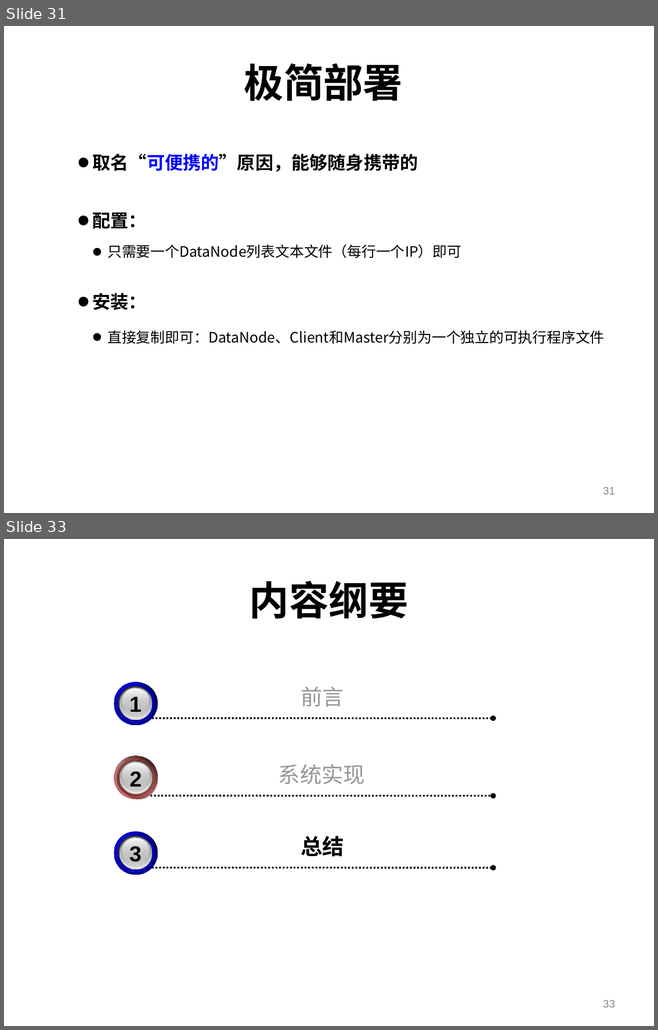
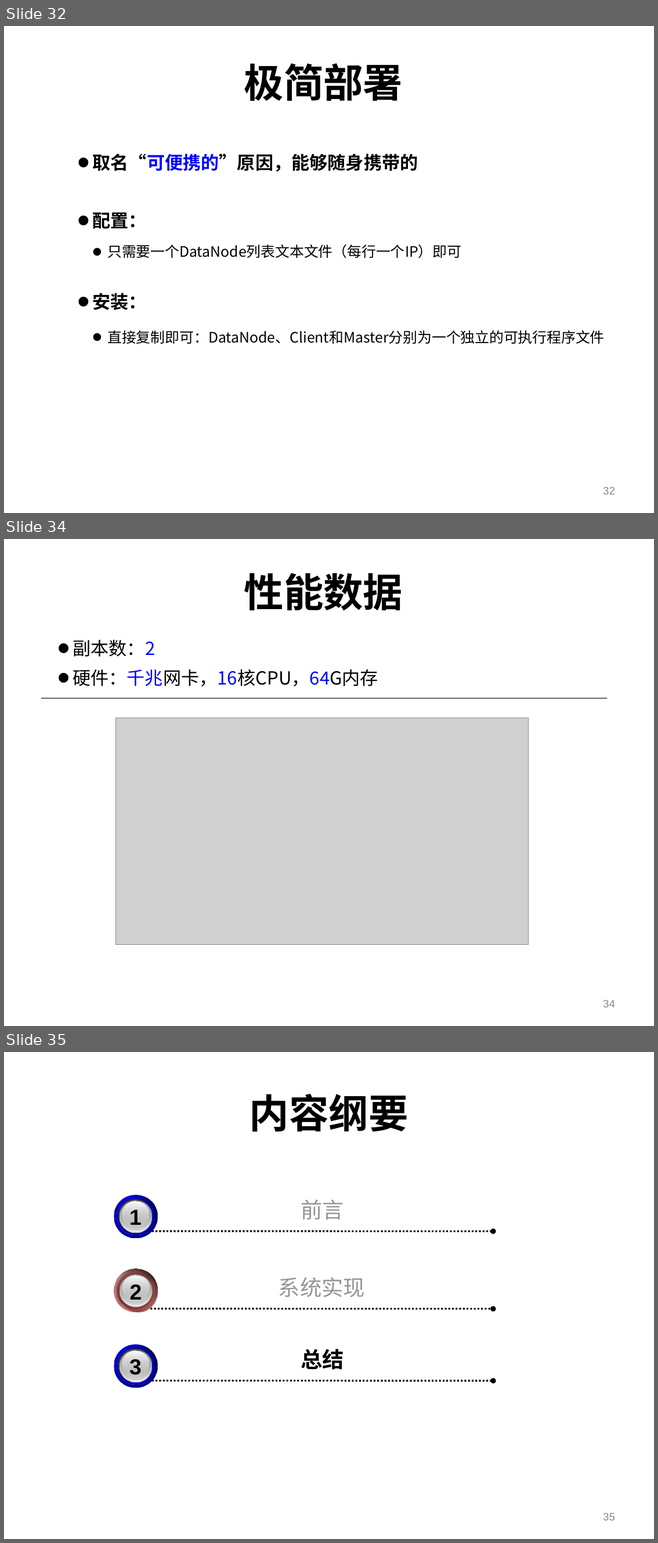
Before and after one commit to shtzr840329/mooon, a slide deck: applications/lightfs/doc/portableDFS-可便携的分布式文件系统.ppt. Shown one above the other, each under a label of ours: slides 31 and 33 before the commit, slides 32, 34 and 35 after it; the slides between them are not shown. The pictures are 658x1030 and 658x1543 pixels, drawn with LibreOffice and Linux fonts; fonts in the diff are those of the drawing; grey boxes stand for pictures; background and template pictures are left out. Boxes give left, top, right and bottom in pixels: in the first picture for what was removed or moved away, otherwise in the second. Text is boxed around its words. In the diff, an @@ line names an element or a change of style, - is before the commit and + after.

```diff
--- a/applications/lightfs/doc/portableDFS-可便携的分布式文件系统.ppt
+++ b/applications/lightfs/doc/portableDFS-可便携的分布式文件系统.ppt
@@ slide 34 added at (4,539,654,1026), background picture (left out) @@
@@ title added at (244,573,403,610), 44 pt, text #000000, bold @@
+性能数据
@@ text added at (72,639,155,657), 20 pt, text #000000 @@
+• 副本数：2
@@ text added at (72,669,378,686), 20 pt, text #000000 @@
+• 硬件：千兆网卡，16核CPU，64G内存
@@ line added from (41, 698) to (607, 698), #000000 0.74 pt @@
@@ picture added at (116,718,528,945) @@
@@ page number added at (603,1000,615,1008), 12 pt, text #898989 @@
+34
@@ what was slide 31 is now slide 32 @@
@@ page number at (603,487,615,495): text changed @@
-31
+32
@@ what was slide 33 is now slide 35 @@
@@ page number at (603,1513,615,1521): text changed @@
-33
+35
```
Also in this commit, not shown: 6 slides changed, 2 other slides added, 1 slide removed.
